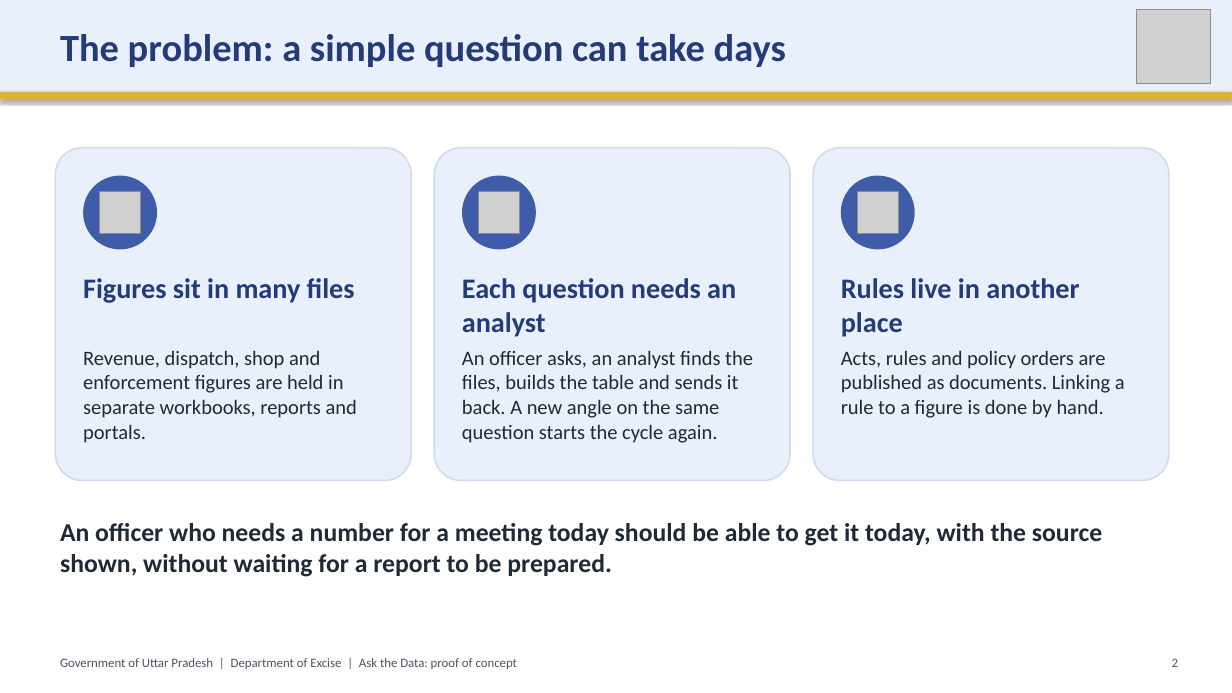
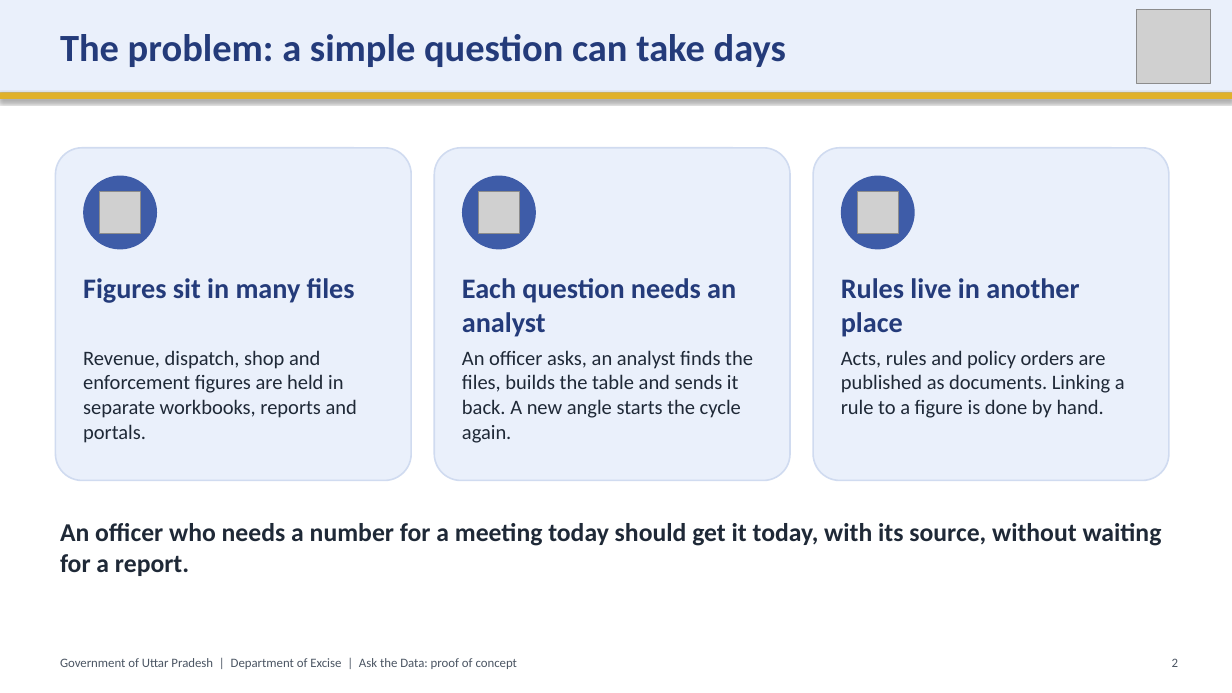
Before and after one commit to SubhanRaj/excise-mcp-dashboard, a slide deck: slide 2 of deck/UP-Excise-Ask-the-Data-Demo.pptx. Drawn at 1232x693 pixels with LibreOffice and Linux fonts; fonts in the diff are those of the drawing; grey boxes stand for pictures. Boxes give left, top, right and bottom in pixels: in the first picture for what was removed or moved away, otherwise in the second. Text is boxed around its words. In the diff, an @@ line names an element or a change of style, - is before the commit and + after.

```diff
--- a/deck/UP-Excise-Ask-the-Data-Demo.pptx
+++ b/deck/UP-Excise-Ask-the-Data-Demo.pptx
@@ text at (x1=462, y1=350, x2=753, y2=443): text changed @@
-An officer asks, an analyst finds the files, builds the table and sends it back. A new angle on the same question starts the cycle again.
+An officer asks, an analyst finds the files, builds the table and sends it back. A new angle starts the cycle again.
@@ text at (x1=60, y1=523, x2=1162, y2=576): text changed @@
-An officer who needs a number for a meeting today should be able to get it today, with the source shown, without waiting for a report to be prepared.
+An officer who needs a number for a meeting today should get it today, with its source, without waiting for a report.
```
Also in this commit, not shown: 7 other slides changed, 4 other files.
